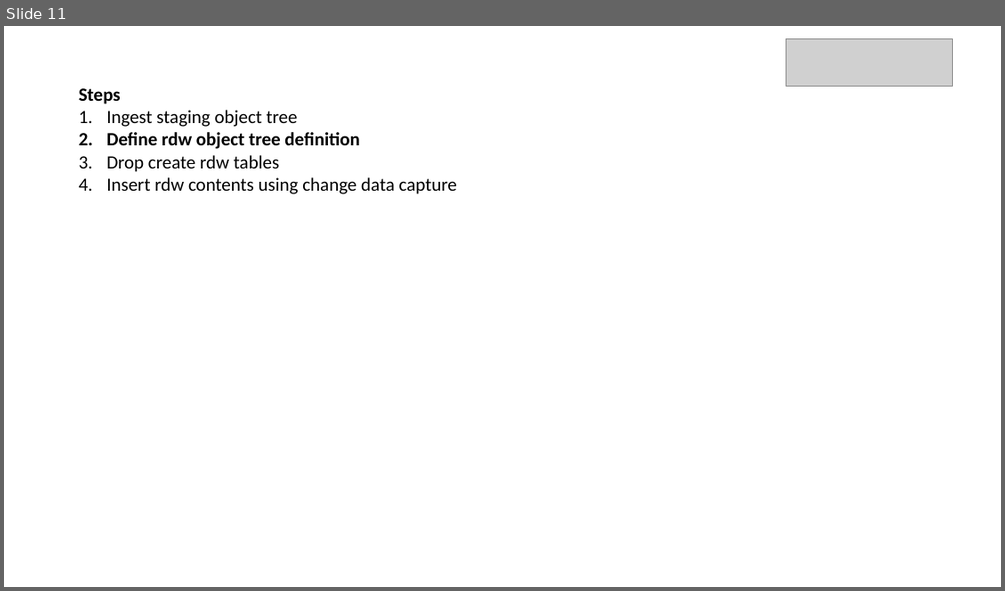
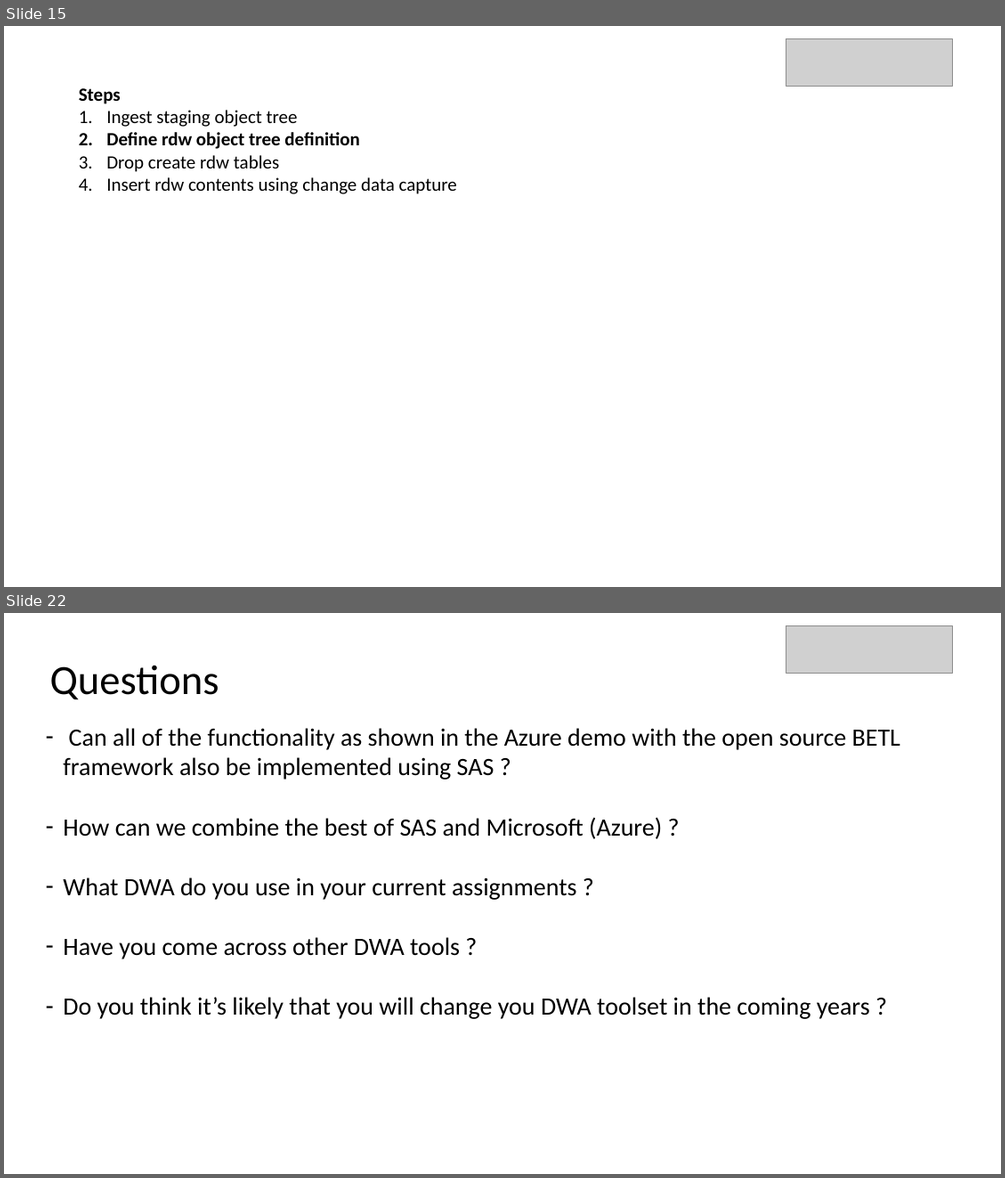
Before and after one commit to basvdberg/BETL, a slide deck: image/dwa_sas_vs_microsoft.pptx. Shown one above the other, each under a label of ours: slide 11 before the commit, slides 15 and 22 after it; the slides between them are not shown. The pictures are 1005x591 and 1005x1178 pixels, drawn with LibreOffice and Linux fonts; fonts in the diff are those of the drawing; grey boxes stand for pictures. Boxes give left, top, right and bottom in pixels: in the first picture for what was removed or moved away, otherwise in the second. Text is boxed around its words. In the diff, an @@ line names an element or a change of style, - is before the commit and + after.

```diff
--- a/image/dwa_sas_vs_microsoft.pptx
+++ b/image/dwa_sas_vs_microsoft.pptx
@@ slide 22 added at (4,613,1001,1174), background #FFFFFF @@
@@ picture added at (786,625,952,674) @@
@@ text added at (50,665,219,700), 40 pt, text #000000 @@
+Questions
@@ text added at (63,728,900,1019), 24 pt, text #000000 @@
+  – Can all of the functionality as shown in the Azure demo with the open source BETL framework also be implemented using SAS ?
+  – How can we combine the best of SAS and Microsoft (Azure) ?
+  – What DWA do you use in your current assignments ?
+  – Have you come across other DWA tools ?
+  – Do you think it’s likely that you will change you DWA toolset in the coming years ?
@@ what was slide 11 is now slide 15 @@
```
Also in this commit, not shown: 7 slides changed, 11 other slides added, 10 slides removed, 2 other files.
